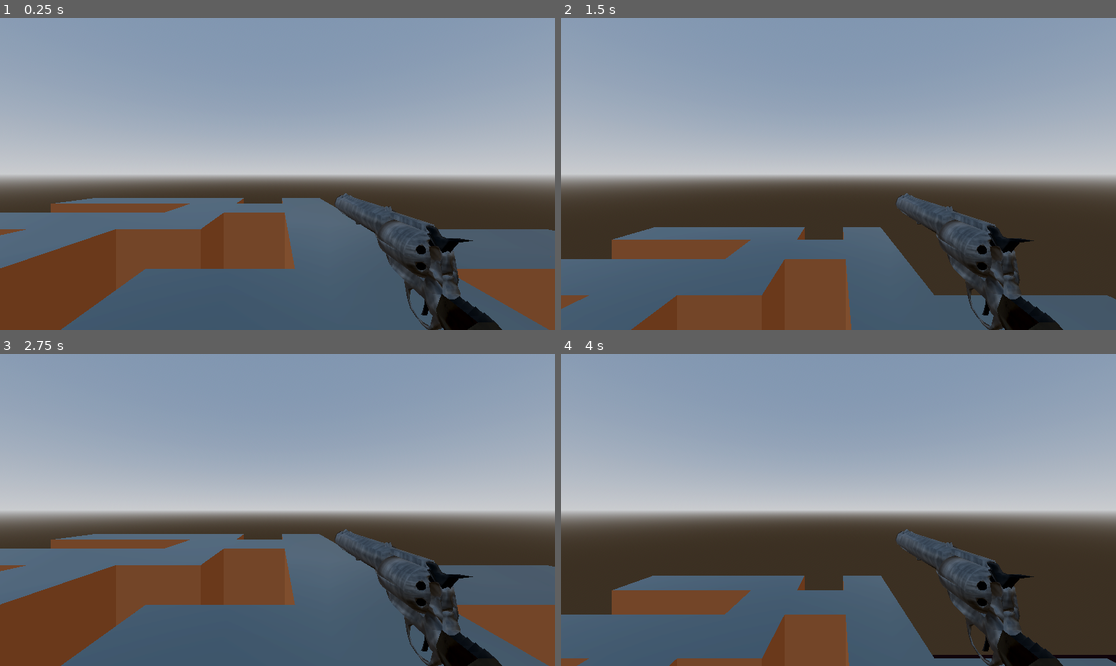
Above: before the commit, frames 1-4 (two rows, left to right).
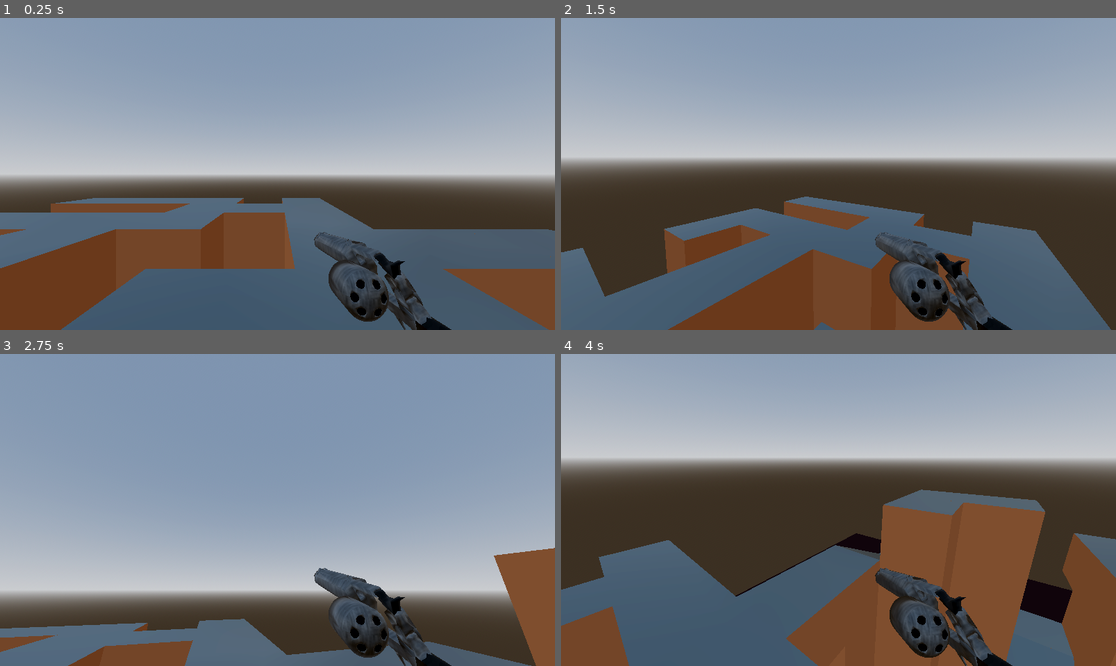
Above: after the commit, the same moments.

Repository: metallicThing/projeto_corvorevolver
Game: Godot game, scene res://game/scenes/test_level.tscn
Two runs of this game, one before a commit and one after it. Both use one fixed random seed, a clock stepped at 60 frames per second and the inputs below.
Inputs (mouse positions are in pixels of both pictures, inside the frame that each line leads up to):
- Up to frame 1 (0.25 s): no input
- Up to frame 2 (1.5 s): tap Enter at 0.5 s; move the mouse to (960, 158) at 0.52 s; tap A (a, bound only after the commit) at 0.6 s; tap D (d, bound only after the commit) at 0.8, 1.35 s; tap Space (space) at 1.25 s; move the mouse to (727, 189) at 1.27 s
- Up to frame 3 (2.75 s): tap S (s, bound only after the commit) at 1.55, 2.1 s; move the mouse to (333, 441) at 2.02 s; tap W (w, bound only after the commit) at 2.3 s
- Up to frame 4 (4 s): tap Enter at 2.75 s; move the mouse to (810, 572) at 2.77 s; tap W (w, bound only after the commit) at 2.85 s; tap A (a, bound only after the commit) at 3.05 s; tap Space (space) at 3.5, 3.6 s; move the mouse to (1005, 556) at 3.52 s; tap D (d, bound only after the commit) at 3.8 s

The runs differ from the first frame. In frame 1, 6.6% of the frame differs, in the area x 56-99%, y 56-100%; in frame 2, 29%; in frame 3, 62%; in frame 4, 66%, in the area x 0-100%, y 15-100%.

Commit message:
commit n007
adicionada movimentação básica do jogador
- anda, pula e olha

inclinações são a perdição da humanidade, meu ARCH NEMESIS que deve ser destruído

Diff:
--- a/game/code/player_controller.gd
+++ b/game/code/player_controller.gd
@@ -4,12 +4,40 @@
 const jump_strength = 15
 const gravity = 30
 
+@onready var camera = $camera_holder
+
+var input_dir
+var dir
+
+func _ready():
+	Input.set_mouse_mode(Input.MOUSE_MODE_CAPTURED)
+
 func _physics_process(delta: float) -> void:
 	if not is_on_floor():
 		velocity.y -= gravity * delta
 
 	#ACTIONS#
+	#JUMP#
 	if Input.is_action_just_pressed("space") and is_on_floor():
 		velocity.y = jump_strength
+	#DEBUG#
+	if Input.is_action_just_pressed("esc"):
+		get_tree().quit()
+	#DEBUG#
+
+	#MOVE#
+	input_dir = Input.get_vector("a", "d", "w", "s")
+	dir = (transform.basis * Vector3(input_dir.x, 0, input_dir.y))
+
+	if dir:
+		velocity.x = dir.x * move_speed
+		velocity.z = dir.z * move_speed
+	else:
+		velocity.x = move_toward(velocity.x, 0, move_speed)
+		velocity.z = move_toward(velocity.z, 0, move_speed)
 
 	move_and_slide()
+func _input(event):
+	if event is InputEventMouseMotion:
+		rotate_y(deg_to_rad(event.relative.x * -0.15))
+		camera.rotate_x(deg_to_rad(event.relative.y * -0.15))
--- a/game/scenes/player.tscn
+++ b/game/scenes/player.tscn
@@ -556,6 +556,18 @@
 tracks/8/interp = 1
 tracks/8/loop_wrap = true
 tracks/8/keys = PackedFloat32Array(0, 1, 0.758347, 0.61475, -0.176381, 0.126027, 0.366667, 1, 0.758347, 0.61475, -0.176 …(423 unchanged characters)…
+tracks/9/type = "value"
+tracks/9/imported = false
+tracks/9/enabled = true
+tracks/9/path = NodePath("Armature/Skeleton3D/bullet:visible")
+tracks/9/interp = 1
+tracks/9/loop_wrap = true
+tracks/9/keys = {
+"times": PackedFloat32Array(0, 0.1),
+"transitions": PackedFloat32Array(1, 1),
+"update": 1,
+"values": [false, true]
+}
 
 [sub_resource type="Animation" id="Animation_1q5ca"]
 resource_name = "Rest"
@@ -624,10 +636,26 @@
 tracks/8/loop_wrap = true
 tracks/8/keys = PackedFloat32Array(0, 1, 0.704444, 0.70976, -5.82273e-08, 5.90474e-08)
 
+[sub_resource type="Animation" id="Animation_lvpx6"]
+length = 0.001
+tracks/0/type = "value"
+tracks/0/imported = false
+tracks/0/enabled = true
+tracks/0/path = NodePath("Armature/Skeleton3D/bullet:visible")
+tracks/0/interp = 1
+tracks/0/loop_wrap = true
+tracks/0/keys = {
+"times": PackedFloat32Array(0),
+"transitions": PackedFloat32Array(1),
+"update": 1,
+"values": [true]
+}
+
 [sub_resource type="AnimationLibrary" id="AnimationLibrary_k0w63"]
 _data = {
 &"Fire": SubResource("Animation_uvhhs"),
 &"Hammer": SubResource("Animation_2oldn"),
+&"RESET": SubResource("Animation_lvpx6"),
 &"Reload_end": SubResource("Animation_c4fuy"),
 &"Reload_start": SubResource("Animation_irmx5"),
 &"Reload_step": SubResource("Animation_wiv4p"),
@@ -642,12 +670,12 @@
 shape = SubResource("CapsuleShape3D_uxhcu")
 
 [node name="camera_holder" type="Node3D" parent="."]
+transform = Transform3D(1, 0, 0, 0, 1, 0, 0, 0, 1, 0, 2.28, 0)
 
 [node name="camera" type="Camera3D" parent="camera_holder"]
-transform = Transform3D(1, 0, 0, 0, 1, 0, 0, 0, 1, 0, 2.27989, 0)
 
 [node name="gun_holder" type="Node3D" parent="camera_holder"]
-transform = Transform3D(1, 0, 0, 0, 1, 0, 0, 0, 1, 0.477334, 2.00024, -0.797481)
+transform = Transform3D(1, 0, 0, 0, 1, 0, 0, 0, 1, 0.477, -0.312375, -0.797)
 
 [node name="revolver" type="Node3D" parent="camera_holder/gun_holder"]
 transform = Transform3D(-1.09278e-08, 0, 0.25, 0, 0.25, 0, -0.25, 0, -1.09278e-08, 0, -0.547234, -0.0822318)
@@ -660,36 +688,36 @@
 bones/0/parent = -1
 bones/0/rest = Transform3D(0, 1, 0, 0, 0, 1, 1, 0, 0, -0.544559, 0.265155, 0.916116)
 bones/0/enabled = true
-bones/0/position = Vector3(-0.544559, 0.265155, 0.916116)
-bones/0/rotation = Quaternion(0.5, 0.5, 0.5, -0.5)
+bones/0/position = Vector3(-0.557699, 0.104939, 0.651919)
+bones/0/rotation = Quaternion(0.662247, 0.522258, 0.413478, -0.343092)
 bones/0/scale = Vector3(1, 1, 1)
 bones/1/name = "hammer"
 bones/1/parent = 0
 bones/1/rest = Transform3D(-1, -2.01976e-07, 9.05306e-08, 2.21249e-07, -0.923697, 0.383124, 6.24082e-09, 0.383124, 0.923697, 0, -0.0665987, 0.638107)
 bones/1/enabled = true
-bones/1/position = Vector3(0, -0.0665987, 0.638107)
-bones/1/rotation = Quaternion(2.4668e-08, 0.195324, 0.980739, 1.07884e-07)
+bones/1/position = Vector3(7.45057e-09, -0.0665987, 0.638107)
+bones/1/rotation = Quaternion(1.20664e-08, 0.195324, 0.980739, 1.09173e-07)
 bones/1/scale = Vector3(1, 1, 1)
 bones/2/name = "trigger_2"
 bones/2/parent = 0
 bones/2/rest = Transform3D(1, 2.18921e-07, 1.65123e-06, -1.6544e-06, 0.245747, 0.969334, -1.93578e-07, -0.969334, 0.245747, 0, 0.124524, -0.143109)
 bones/2/enabled = true
 bones/2/position = Vector3(0, 0.124524, -0.143109)
-bones/2/rotation = Quaternion(-0.614106, 5.84376e-07, -5.93406e-07, 0.789223)
+bones/2/rotation = Quaternion(-0.614106, 5.89197e-07, -5.82849e-07, 0.789223)
 bones/2/scale = Vector3(1, 1, 1)
 bones/3/name = "cylinder_2"
 bones/3/parent = 0
 bones/3/rest = Transform3D(1.78814e-07, 0, -1, 0, 1, 0, 1, 0, 1.78814e-07, 0, 0.133817, 0.405167)
 bones/3/enabled = true
-bones/3/position = Vector3(0, 0.133817, 0.405167)
-bones/3/rotation = Quaternion(0, -0.707107, 0, 0.707107)
+bones/3/position = Vector3(-0.368508, 0.139572, 0.406972)
+bones/3/rotation = Quaternion(-4.81276e-09, -0.971207, 1.75184e-08, 0.238239)
 bones/3/scale = Vector3(1, 1, 1)
 bones/4/name = "bullet_2"
 bones/4/parent = -1
 bones/4/rest = Transform3D(-0.00751877, 0.999972, 1.78329e-09, 0.999972, 0.00751865, -1.65846e-07, -1.65855e-07, 5.36296e-10, -1, -0.531549, -0.100982, 1.30456)
 bones/4/enabled = true
-bones/4/position = Vector3(-0.531549, -0.100982, 1.30456)
-bones/4/rotation = Quaternion(0.704444, 0.70976, -5.82273e-08, 5.90474e-08)
+bones/4/position = Vector3(-0.440928, 0.195846, 0.123347)
+bones/4/rotation = Quaternion(0.557127, 0.46042, -0.543883, 0.426396)
 bones/4/scale = Vector3(1, 1, 1)
 
 [node name="bullet" type="MeshInstance3D" parent="camera_holder/gun_holder/revolver/Armature/Skeleton3D"]
--- a/project.godot
+++ b/project.godot
@@ -76,6 +76,31 @@
 "events": [Object(InputEventKey,"resource_local_to_scene":false,"resource_name":"","device":-1,"window_id":0,"alt_press …(195 unchanged characters)…
 ]
 }
+w={
+"deadzone": 0.2,
+"events": [Object(InputEventKey,"resource_local_to_scene":false,"resource_name":"","device":-1,"window_id":0,"alt_pressed":false,"shift_pressed":false,"ctrl_pressed":false,"meta_pressed":false,"pressed":false,"keycode":0,"physical_keycode":87,"key_label":0,"unicode":119,"location":0,"echo":false,"script":null)
+]
+}
+a={
+"deadzone": 0.2,
+"events": [Object(InputEventKey,"resource_local_to_scene":false,"resource_name":"","device":-1,"window_id":0,"alt_pressed":false,"shift_pressed":false,"ctrl_pressed":false,"meta_pressed":false,"pressed":false,"keycode":0,"physical_keycode":65,"key_label":0,"unicode":97,"location":0,"echo":false,"script":null)
+]
+}
+s={
+"deadzone": 0.2,
+"events": [Object(InputEventKey,"resource_local_to_scene":false,"resource_name":"","device":-1,"window_id":0,"alt_pressed":false,"shift_pressed":false,"ctrl_pressed":false,"meta_pressed":false,"pressed":false,"keycode":0,"physical_keycode":83,"key_label":0,"unicode":115,"location":0,"echo":false,"script":null)
+]
+}
+d={
+"deadzone": 0.2,
+"events": [Object(InputEventKey,"resource_local_to_scene":false,"resource_name":"","device":-1,"window_id":0,"alt_pressed":false,"shift_pressed":false,"ctrl_pressed":false,"meta_pressed":false,"pressed":false,"keycode":0,"physical_keycode":68,"key_label":0,"unicode":100,"location":0,"echo":false,"script":null)
+]
+}
+esc={
+"deadzone": 0.2,
+"events": [Object(InputEventKey,"resource_local_to_scene":false,"resource_name":"","device":-1,"window_id":0,"alt_pressed":false,"shift_pressed":false,"ctrl_pressed":false,"meta_pressed":false,"pressed":false,"keycode":0,"physical_keycode":4194305,"key_label":0,"unicode":0,"location":0,"echo":false,"script":null)
+]
+}
 
 [rendering]
 
Not shown: 1 places in game/scenes/player.tscn that only renumber resources
